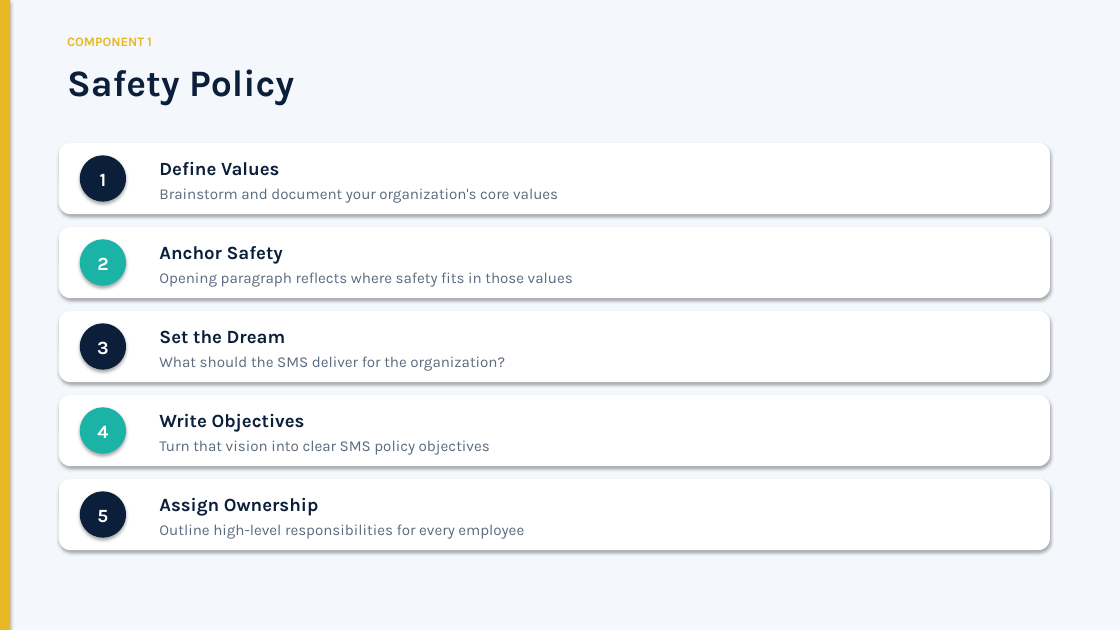
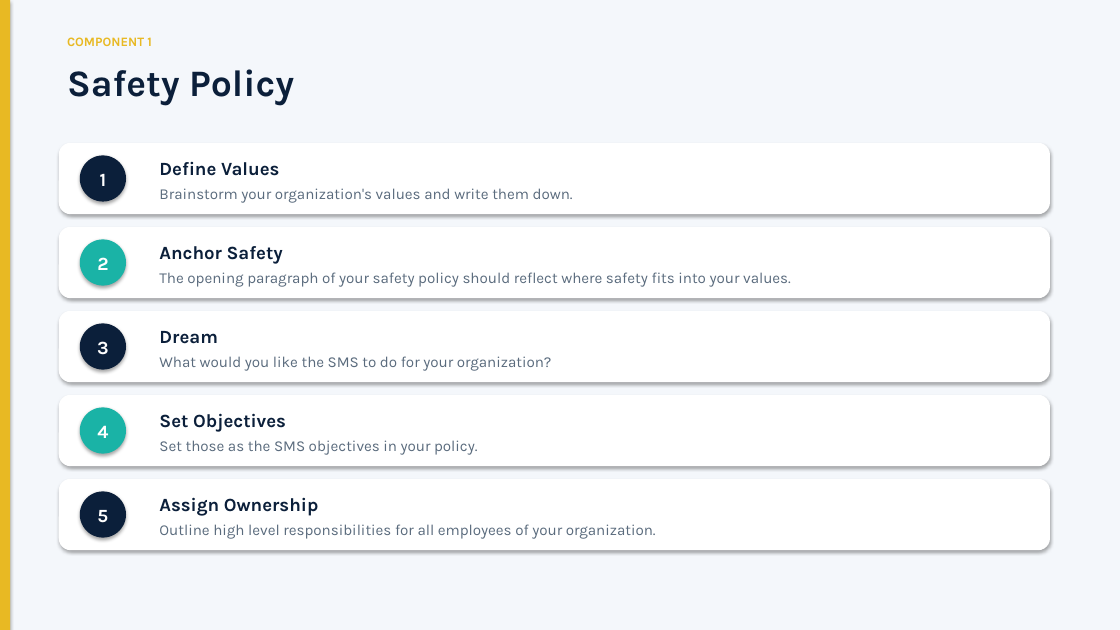
Before and after one commit to silly-beep/silly-beep, a slide deck: slide 3 of SMS_Management_Briefing.pptx. Drawn at 1120x630 pixels with LibreOffice and Linux fonts; fonts in the diff are those of the drawing. Boxes give left, top, right and bottom in pixels: in the first picture for what was removed or moved away, otherwise in the second. Text is boxed around its words. In the diff, an @@ line names an element or a change of style, - is before the commit and + after.

```diff
--- a/SMS_Management_Briefing.pptx
+++ b/SMS_Management_Briefing.pptx
@@ text at (x1=159, y1=188, x2=573, y2=203): text changed @@
-Brainstorm and document your organization's core values
+Brainstorm your organization's values and write them down.
@@ text at (x1=159, y1=272, x2=791, y2=287): text changed @@
-Opening paragraph reflects where safety fits in those values
+The opening paragraph of your safety policy should reflect where safety fits into your values.
@@ text at (x1=159, y1=356, x2=552, y2=371): text changed @@
-What should the SMS deliver for the organization?
+What would you like the SMS to do for your organization?
@@ text at (x1=159, y1=331, x2=218, y2=344): text changed @@
-Set the Dream
+Dream
@@ text at (x1=159, y1=413, x2=286, y2=432): text changed @@
-Write Objectives
+Set Objectives
@@ text at (x1=159, y1=440, x2=477, y2=455): text changed @@
-Turn that vision into clear SMS policy objectives
+Set those as the SMS objectives in your policy.
@@ text at (x1=159, y1=524, x2=656, y2=539): text changed @@
-Outline high-level responsibilities for every employee
+Outline high level responsibilities for all employees of your organization.
```
Also in this commit, not shown: 15 other slides changed, 1 other file.
